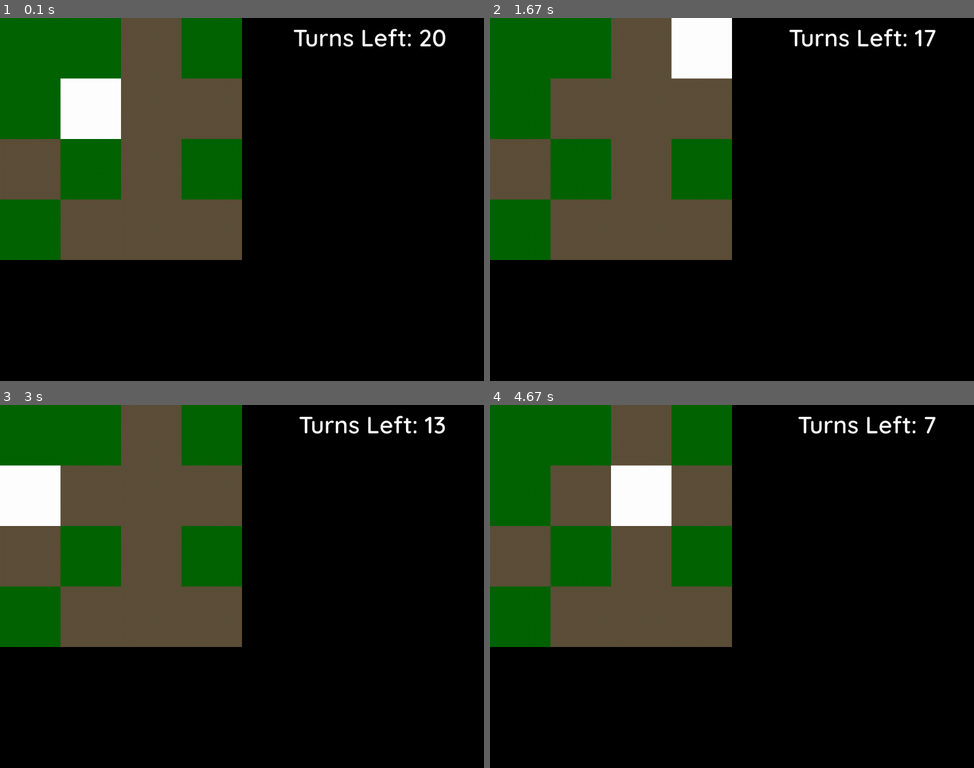
Above: before the commit, frames 1-4 (two rows, left to right).
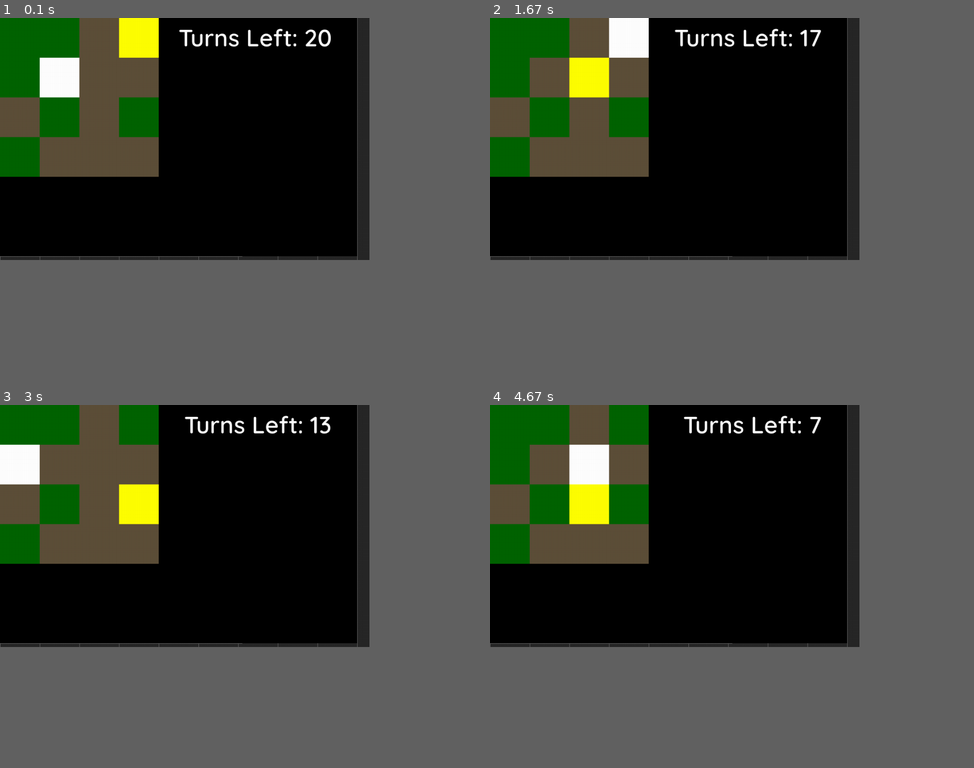
Above: after the commit, the same moments.

Repository: WyattSt/group-2
Game: pygame game, started from Invisible Stalker Improved/main.py
Same seed, same stepped clock (60 frames per second), same inputs: the game is played once before the commit and once after it.
Inputs:
- Up to frame 1 (0.1 s): no input
- Up to frame 2 (1.67 s): hold D 0.33-0.8 s; hold W 0.83-1.13 s; hold D 1.17-1.63 s
- Up to frame 3 (3 s): hold A 1.67-2.2 s; hold S 2.23-2.53 s; hold A 2.57-2.97 s
- Up to frame 4 (4.67 s): hold W 3-3.37 s; hold D 3.4-4.03 s; hold S 4.07-4.43 s; hold A from 4.47 s (still down)
The window is 900x675 before the commit and 687x450 after it. Grey fills any space a smaller window leaves; there, only what the larger window draws over its background counts as a difference.

The runs differ from the first frame. In frame 1, 31% of the frame differs, in the area x 0-93%, y 0-67%; in frame 2, 29%; in frame 3, 30%; in frame 4, 31%.

Commit message:
updated to fit on Pi

Diff:
--- a/Invisible Stalker Improved/main.py
+++ b/Invisible Stalker Improved/main.py
@@ -57,7 +57,7 @@
         self.walls = pg.sprite.Group()
         self.wood_tiles = pg.sprite.Group()
         self.grass_tiles = pg.sprite.Group()
-        self.stalker = Stalker(self, random.choice([i for i in range(0,4) if i not in[1]]) , random.choice([i for i in range(0,4) if i not in [1]]))
+        #self.stalker = Stalker(self, random.choice([i for i in range(0,4) if i not in[1]]) , random.choice([i for i in range(0,4) if i not in [1]]))
 
         # WALL PLACEMENT
         for x in range(0, 4):
@@ -131,7 +131,7 @@
                 Grass(self, x, y)
 
         self.player = Player(self, 1, 1)
-        #self.stalker = Stalker(self, random.choice([i for i in range(0,4) if i not in[1]]) , random.choice([i for i in range(0,4) if i not in [1]]))
+        self.stalker = Stalker(self, random.choice([i for i in range(0,4) if i not in[1]]) , random.choice([i for i in range(0,4) if i not in [1]]))
 
 
 
@@ -211,7 +211,7 @@
         self.all_sprites.draw(self.screen)
         self.draw_text('Turns Left: {}'.format(turn), self.hud_font, 50, WHITE, WIDTH - 80, 10, align="ne")
         if turn == 0:
-            self.draw_text('Game Over: Out of Turns', self.hud_font, 70, WHITE, WIDTH/2, HEIGHT - 125, align="center")
+            self.draw_text('Game Over: Out of Turns', self.hud_font, 50, WHITE, WIDTH/2, HEIGHT - 125, align="center")
         if self.player.rect.colliderect(self.stalker):
             global stalker_found
             stalker_found = 1
--- a/Invisible Stalker Improved/settings.py
+++ b/Invisible Stalker Improved/settings.py
@@ -12,8 +12,8 @@
 DARKGREEN = (0, 100 ,0)
 
 # Sets the size of the window
-WIDTH = 1024
-HEIGHT = 768
+WIDTH = 782
+HEIGHT = 512
 FPS = 60
 TITLE = "The Invisible Stalker"
 BGCOLOR = DARKGREY
@@ -23,7 +23,7 @@
 GRIDy = 512
 
 # Set size of the tiles
-TILESIZE = 128
+TILESIZE = 84
 GRIDWIDTH = GRIDx / TILESIZE
 GRIDHEIGHT = GRIDy / TILESIZE
 
